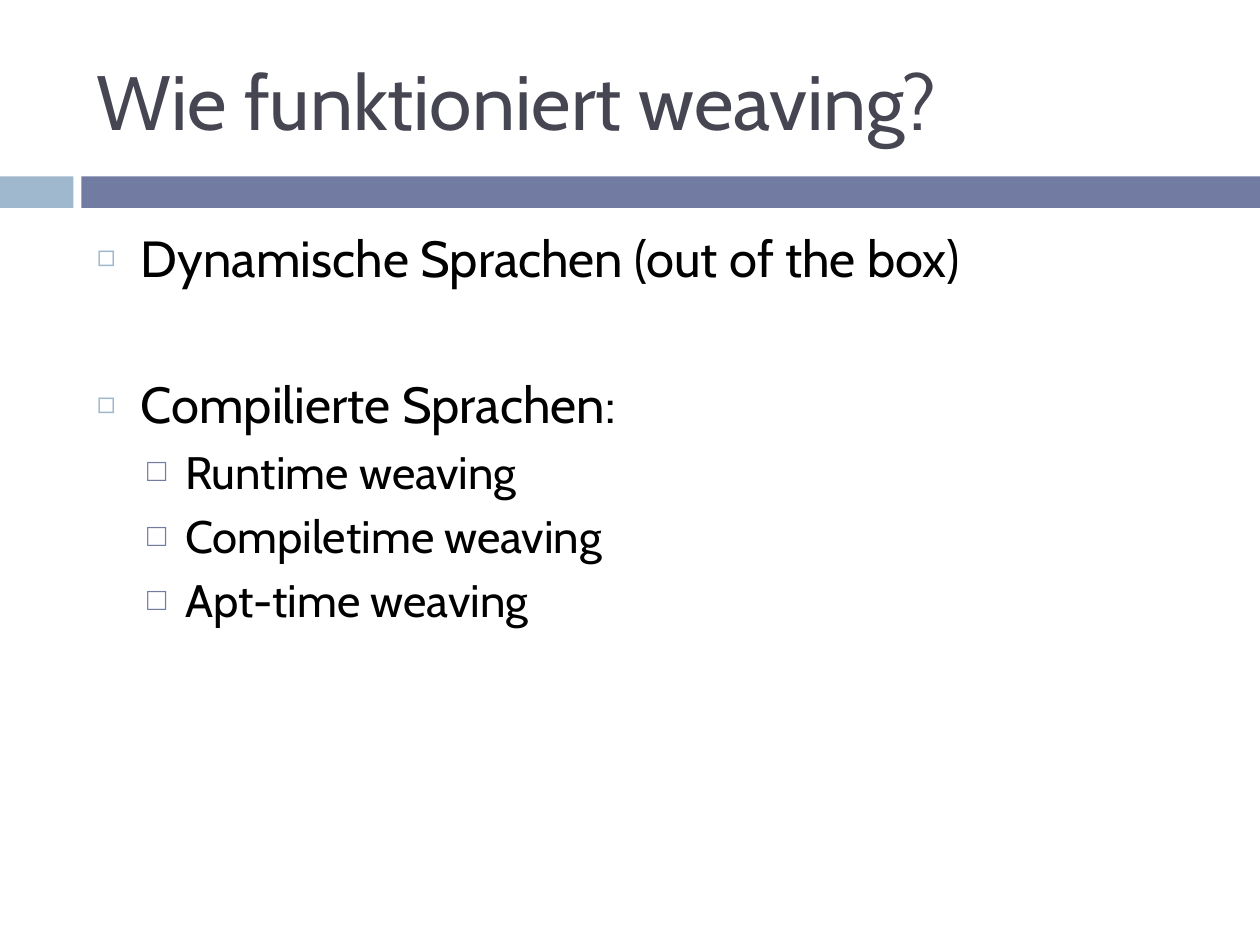
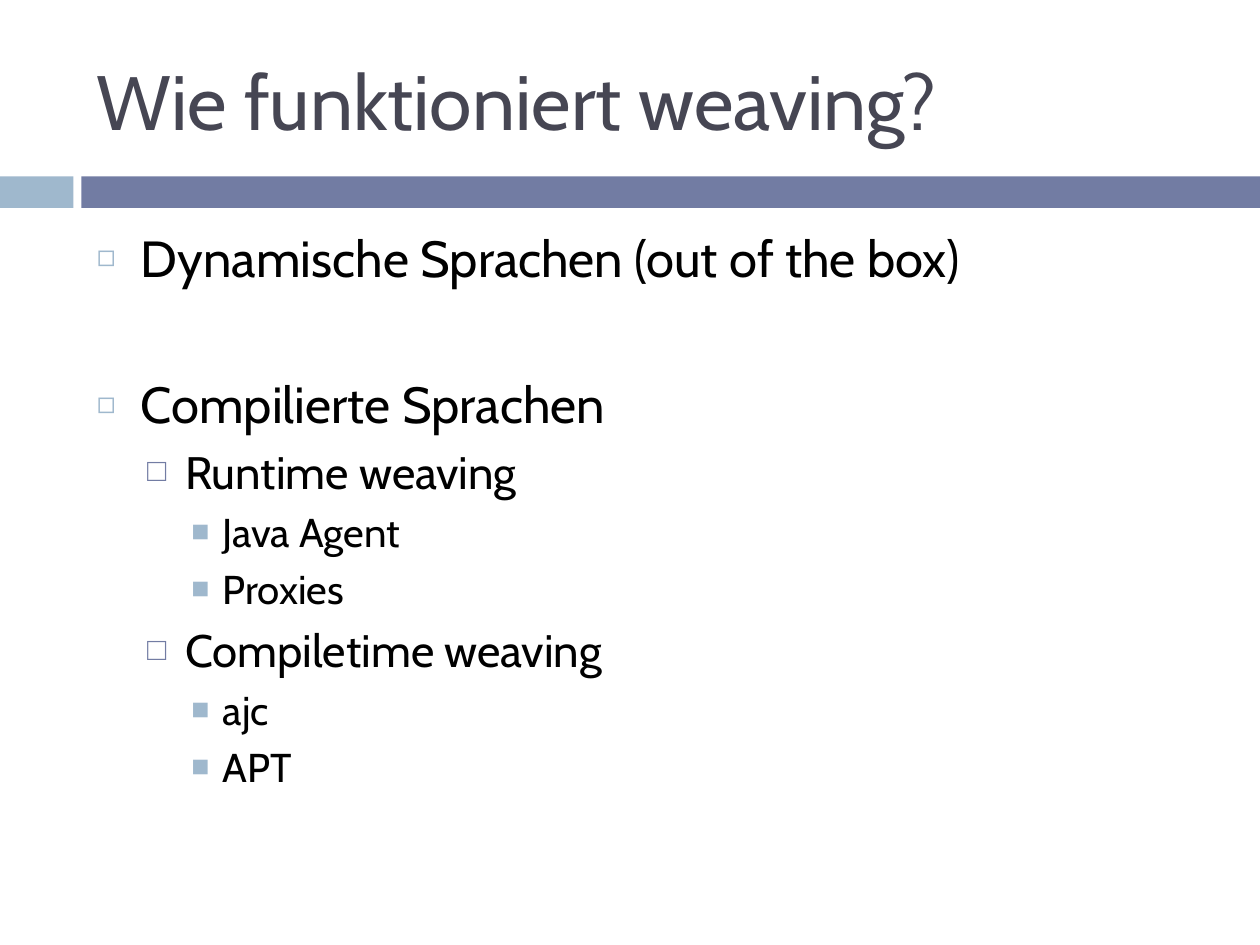
Before and after one commit to RainerW/sdc2012, a slide deck: slide 15 of presentation/aop.pptm. Drawn at 1260x945 pixels with LibreOffice and Linux fonts; fonts in the diff are those of the drawing. Boxes give left, top, right and bottom in pixels: in the first picture for what was removed or moved away, otherwise in the second. Text is boxed around its words. In the diff, an @@ line names an element or a change of style, - is before the commit and + after.

```diff
--- a/presentation/aop.pptm
+++ b/presentation/aop.pptm
@@ text at <box>141,385,605,435</box>: text changed @@
-◻ Compilierte Sprachen:
+◻ Compilierte Sprachen
@@ text at <box>223,519,400,605</box>: paragraphs added @@
+    ■ Java Agent
+    ■ Proxies
@@ text at <box>223,697,292,782</box>: text changed; size 26 to 23 pt @@
-  □ Apt-time weaving
+    ■ ajc
+    ■ APT
```
Also in this commit, not shown: 4 other slides changed, 2 other files.
